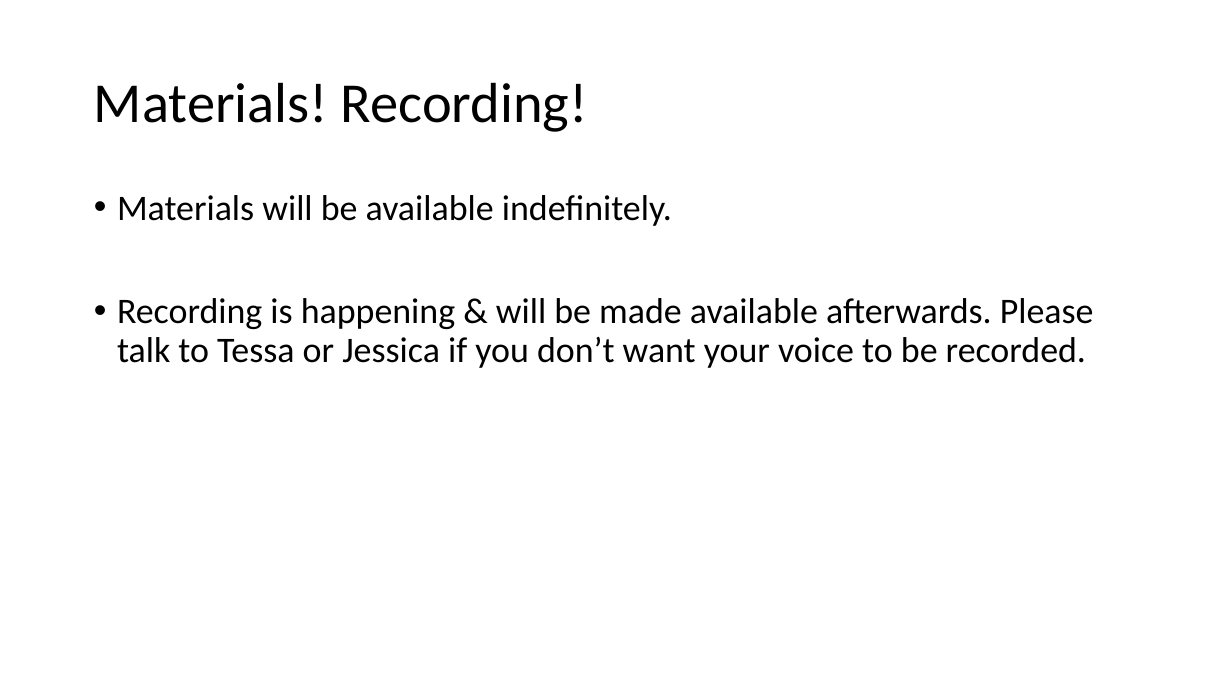
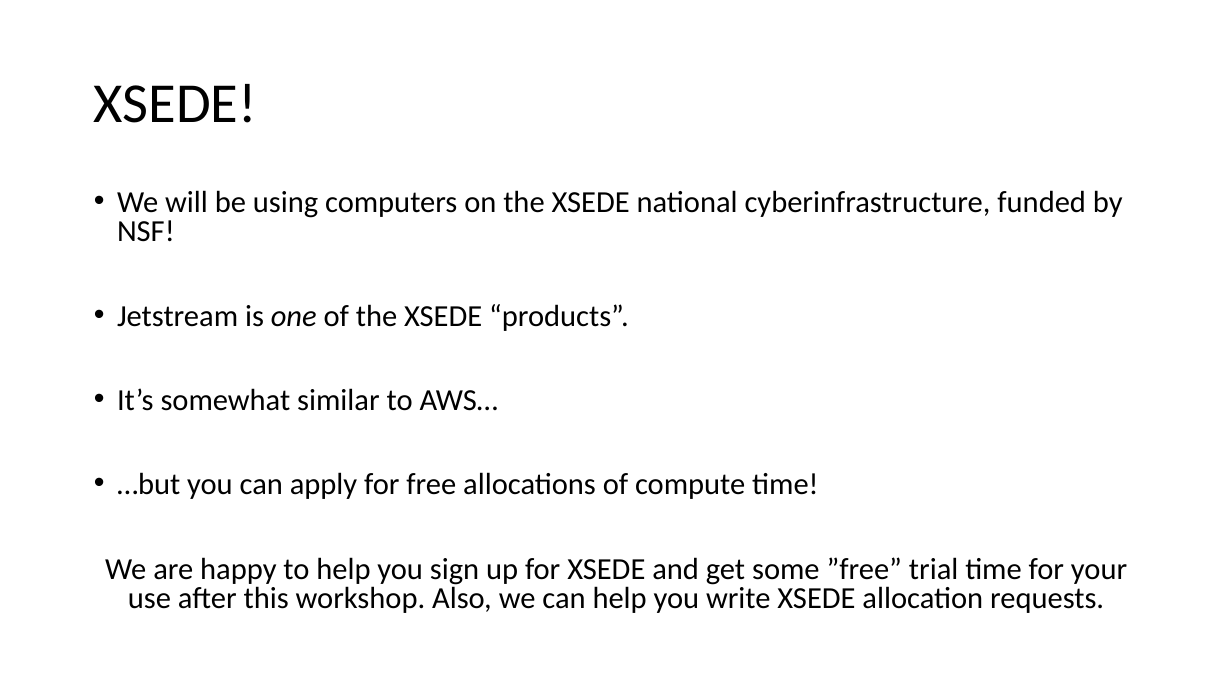
Before and after one commit to ngs-docs/2017-ucsc-metagenomics, a slide deck: slide 5 of welcome.pptx (slide 3 before the commit). Drawn at 1232x693 pixels with LibreOffice and Linux fonts; fonts in the diff are those of the drawing. Boxes give left, top, right and bottom in pixels: in the first picture for what was removed or moved away, otherwise in the second. Text is boxed around its words. In the diff, an @@ line names an element or a change of style, - is before the commit and + after.

```diff
--- a/welcome.pptx
+++ b/welcome.pptx
@@ title at box(94, 84, 257, 123): text changed @@
-Materials! Recording!
+XSEDE!
@@ text at box(105, 190, 1127, 613): text changed; size 28 to 23.8 pt @@
-• Materials will be available indefinitely.
-• Recording is happening & will be made available afterwards. Please talk to Tessa or Jessica if you don’t want your voice to be recorded.
+• We will be using computers on the XSEDE national cyberinfrastructure, funded by NSF!
+• Jetstream is one of the XSEDE “products”.
+• It’s somewhat similar to AWS…
+• …but you can apply for free allocations of compute time!
+We are happy to help you sign up for XSEDE and get some ”free” trial time for your use after this workshop. Also, we can help you write XSEDE allocation requests.
```
Also in this commit, not shown: 4 other files.
